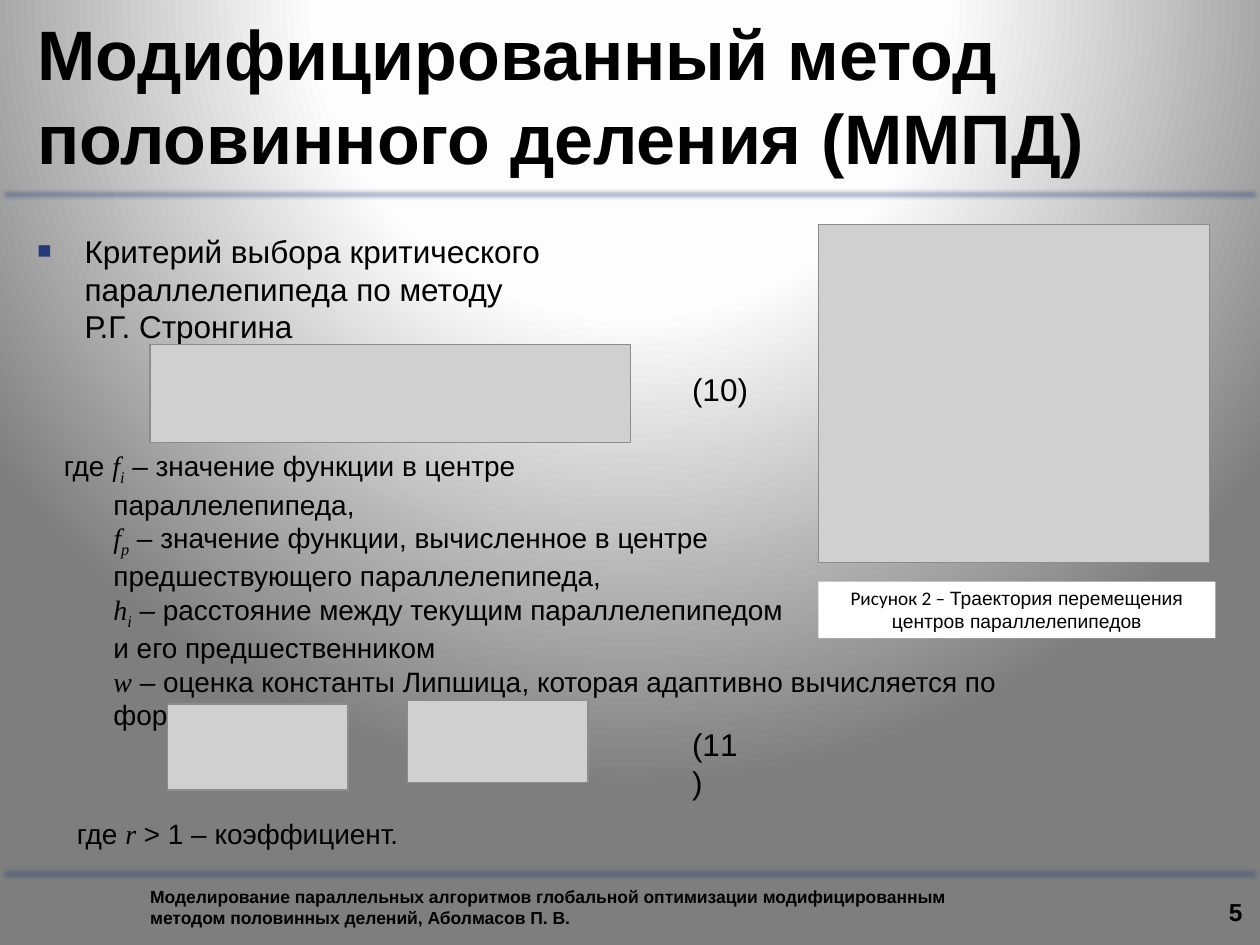
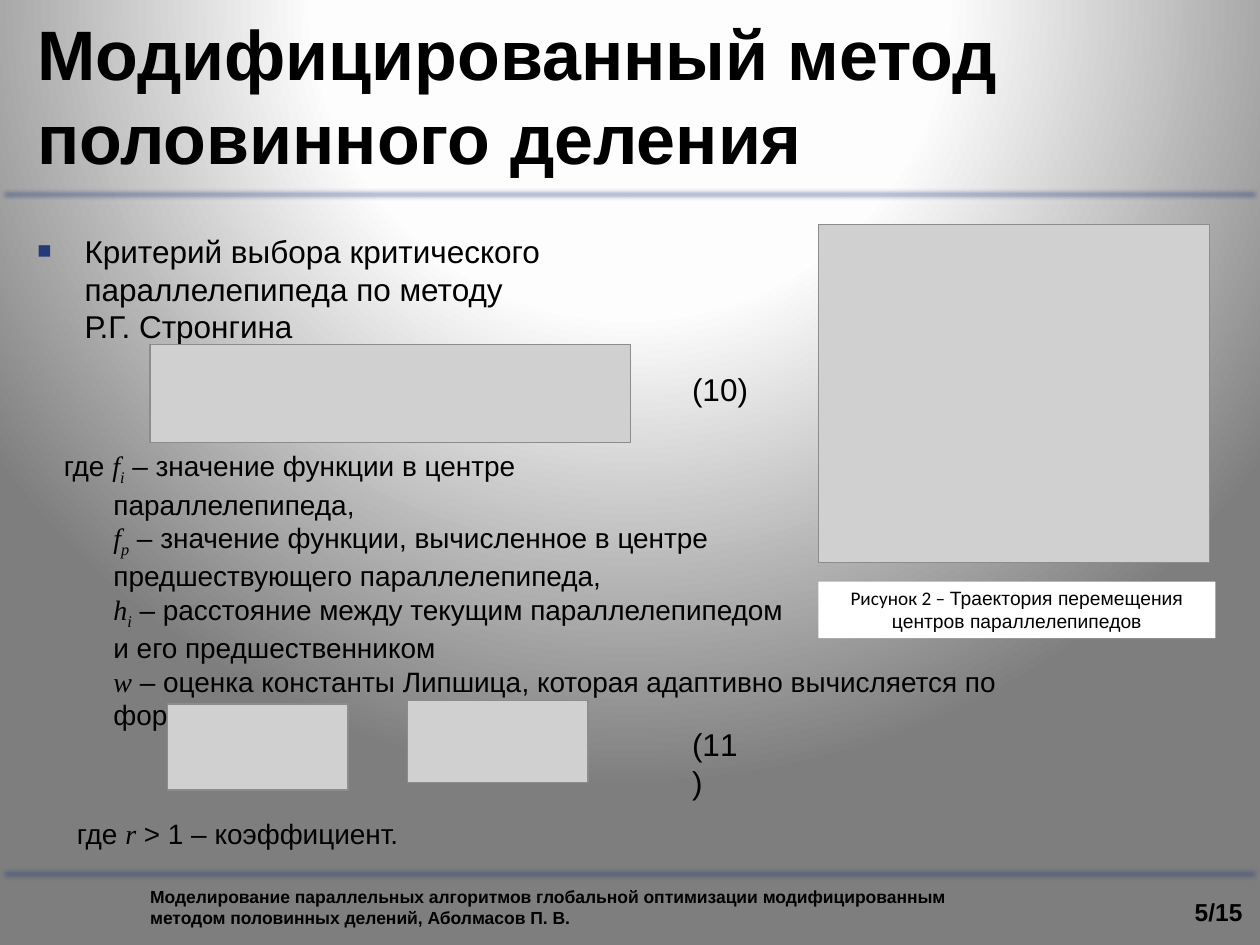
Before and after one commit to graf-abolmasov/PGraph, a slide deck: slide 5 of documentation/Презентация.pptx. Drawn at 1260x945 pixels with LibreOffice and Linux fonts; fonts in the diff are those of the drawing; grey boxes stand for pictures; background and template pictures are left out. Boxes give left, top, right and bottom in pixels: in the first picture for what was removed or moved away, otherwise in the second. Text is boxed around its words. In the diff, an @@ line names an element or a change of style, - is before the commit and + after.

```diff
--- a/documentation/Презентация.pptx
+++ b/documentation/Презентация.pptx
@@ title at bbox=[37, 24, 997, 177]: text changed @@
-Модифицированный метод половинного деления (ММПД)
+Модифицированный метод половинного деления
@@ page number at bbox=[1195, 903, 1243, 922]: text changed @@
-5
+5/15
```
Also in this commit, not shown: 9 other slides changed, 1 slide removed, 6 other files.
